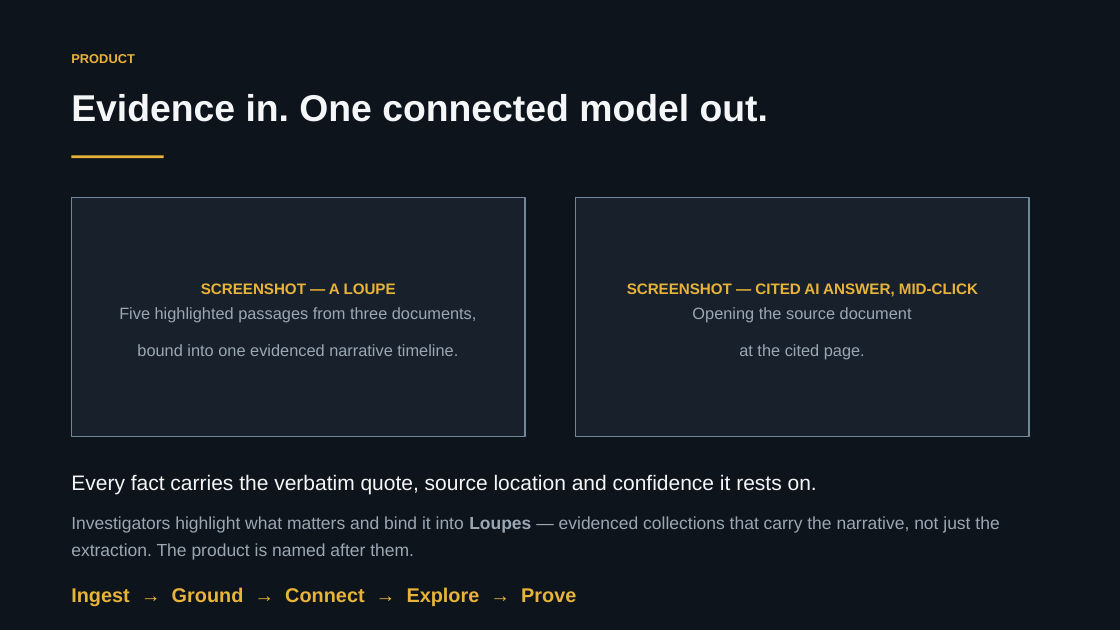
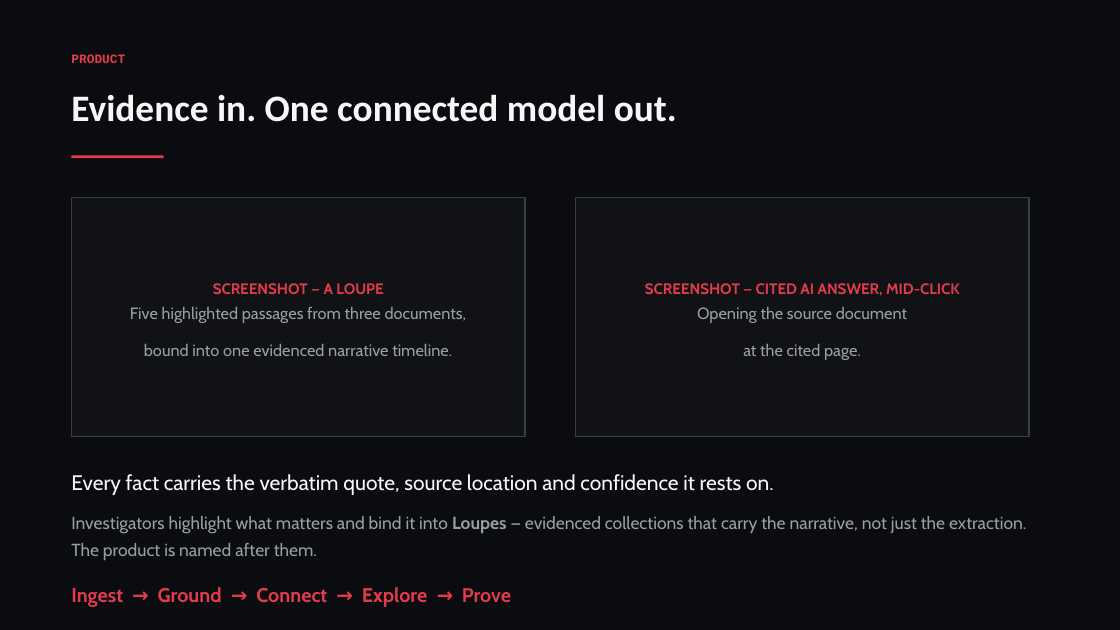
Before and after one commit to conorbowles51/owl-n4j, a slide deck: slide 4 of Loupe-NDRC-deck.pptx. Drawn at 1120x630 pixels with LibreOffice and Linux fonts; fonts in the diff are those of the drawing. Boxes give left, top, right and bottom in pixels: in the first picture for what was removed or moved away, otherwise in the second. Text is boxed around its words. In the diff, an @@ line names an element or a change of style, - is before the commit and + after.

```diff
--- a/Loupe-NDRC-deck.pptx
+++ b/Loupe-NDRC-deck.pptx
@@ background #0E141B to #0B0C0F @@
@@ text "PRODUCT" at [71,54,125,63]: font Arial to Courier New, text colour #E8B339 to #E33B4C @@
@@ text "Evidence in. One connected model ..." at [71,94,677,122]: font Arial to Calibri, text colour #F4F6F8 to #F7F7F8 @@
@@ rectangle at [71,155,164,158]: fill #E8B339 to #E33B4C @@
@@ rectangle "SCREENSHOT — A LOUPE" at [71,197,525,437]: font Arial to Cabin; text colour #E8B339 to #E33B4C in "SCREENSHOT — A LOUPE"; text colour #9AA7B4 to #9A9DA5 in "Five highlighted passages from three documents, bound ..."; fill #18212B to #111216; outline #6E879B 1 pt to #3B3D44 1 pt @@
@@ rectangle "SCREENSHOT — CITED AI ANSWER, ..." at [576,197,1029,437]: font Arial to Cabin; text colour #E8B339 to #E33B4C in "SCREENSHOT — CITED AI ANSWER, MID-CLICK"; text colour #9AA7B4 to #9A9DA5 in "Opening the source document at the cited ..."; fill #18212B to #111216; outline #6E879B 1 pt to #3B3D44 1 pt @@
@@ text "Every fact carries the verbatim ..." at [71,474,1026,607]: font Arial to Cabin; text colour #F4F6F8 to #F7F7F8 in "Every fact carries the verbatim quote, source ..."; text colour #9AA7B4 to #9A9DA5 in "Investigators highlight what matters and bind it ..."; text colour #E8B339 to #E33B4C in "Ingest → Ground → Connect → Explore ..." @@
```
Also in this commit, not shown: 8 other slides changed, 1 slide added, 11 other files.
